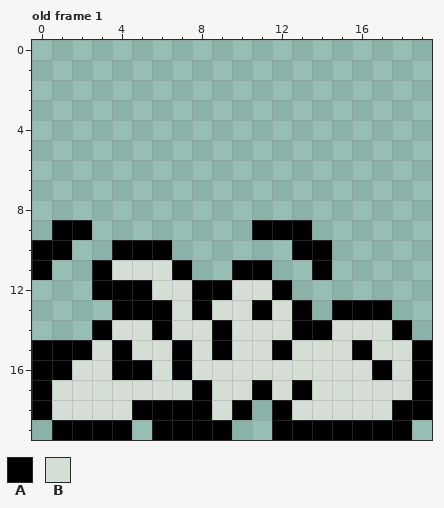
Pixel-art file -- Digital Virtual Pets/do_not_build/aseprite/Pets/NuhBuh.aseprite. That is the earlier state.
20x20 pixels, 1 frame. Shown: old frame 1. The commit also changed other frames, which this record leaves out.
Palette (. is transparent): A #000000  B #d5ded5
Pixels before, old frame 1, first column x 0:
 9 .AA........AAA......
10 AA..AAA......AA.....
11 A..ABBBA..AA..A.....
12 ...AAABBAABBA.......
13 ....AAABABBABA.AAA..
14 ...ABBABBABBBAABBBA.
15 AAABABBABABBABBBABBA
16 AABBAABABBBBBBBBBABA
17 ABBBBBBBABBABABBBBBA
18 ABBBBAAAABA.ABBBBBAA
19 .AAAA.AAAA..AAAAAAA.
The result:
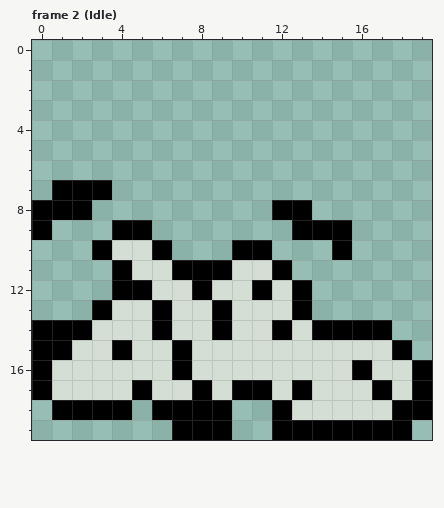
A new or re-ordered frame is compared with the old frame closest to it.
Difference:
{"change": "frames 1 -> 6"}
{"where": "frame 2 (Idle) is new; against old frame 1, layer \"Sprite\""}
{"frame":2,"y":7,"x":1,"old":"...","new":"AAA"}
{"frame":2,"y":8,"x":0,"old":"...","new":"AAA"}
{"frame":2,"y":8,"x":12,"old":"..","new":"AA"}
{"frame":2,"y":9,"x":0,"old":".AA","new":"A.."}
{"frame":2,"y":9,"x":4,"old":"..","new":"AA"}
{"frame":2,"y":9,"x":11,"old":"AA","new":".."}
{"frame":2,"y":9,"x":14,"old":"..","new":"AA"}
{"frame":2,"y":10,"x":0,"old":"AA","new":".."}
{"frame":2,"y":10,"x":3,"old":".AA","new":"ABB"}
{"frame":2,"y":10,"x":10,"old":"..","new":"AA"}
{"frame":2,"y":10,"x":13,"old":"AA.","new":"..A"}
{"frame":2,"y":11,"x":0,"old":"A","new":"."}
{"frame":2,"y":11,"x":3,"old":"AB","new":".A"}
{"frame":2,"y":11,"x":8,"old":"..AA.","new":"AABBA"}
{"frame":2,"y":11,"x":14,"old":"A","new":"."}
{"frame":2,"y":12,"x":3,"old":"A","new":"."}
{"frame":2,"y":12,"x":9,"old":"A","new":"B"}
{"frame":2,"y":12,"x":11,"old":"BA.","new":"ABA"}
{"frame":2,"y":13,"x":3,"old":".AA","new":"ABB"}
{"frame":2,"y":13,"x":8,"old":"AB","new":"BA"}
{"frame":2,"y":13,"x":11,"old":"A","new":"B"}
{"frame":2,"y":13,"x":15,"old":"AAA","new":"..."}
{"frame":2,"y":14,"x":0,"old":"...A","new":"AAAB"}
{"frame":2,"y":14,"x":12,"old":"BA","new":"AB"}
{"frame":2,"y":14,"x":15,"old":"BBBA","new":"AAA."}
{"frame":2,"y":15,"x":2,"old":"A","new":"B"}
{"frame":2,"y":15,"x":9,"old":"A","new":"B"}
{"frame":2,"y":15,"x":12,"old":"A","new":"B"}
{"frame":2,"y":15,"x":16,"old":"A","new":"B"}
{"frame":2,"y":15,"x":18,"old":"BA","new":"A."}
{"frame":2,"y":16,"x":1,"old":"A","new":"B"}
{"frame":2,"y":16,"x":4,"old":"AA","new":"BB"}
{"frame":2,"y":16,"x":16,"old":"BA","new":"AB"}
{"frame":2,"y":17,"x":5,"old":"B","new":"A"}
{"frame":2,"y":17,"x":10,"old":"B","new":"A"}
{"frame":2,"y":17,"x":17,"old":"B","new":"A"}
{"frame":2,"y":18,"x":0,"old":"ABBBBA","new":".AAAA."}
{"frame":2,"y":18,"x":9,"old":"BA","new":"A."}
{"frame":2,"y":19,"x":1,"old":"AAAA","new":"...."}
{"frame":2,"y":19,"x":6,"old":"A","new":"."}
{"label":"changed","picture_box":[32,180,432,440]}
